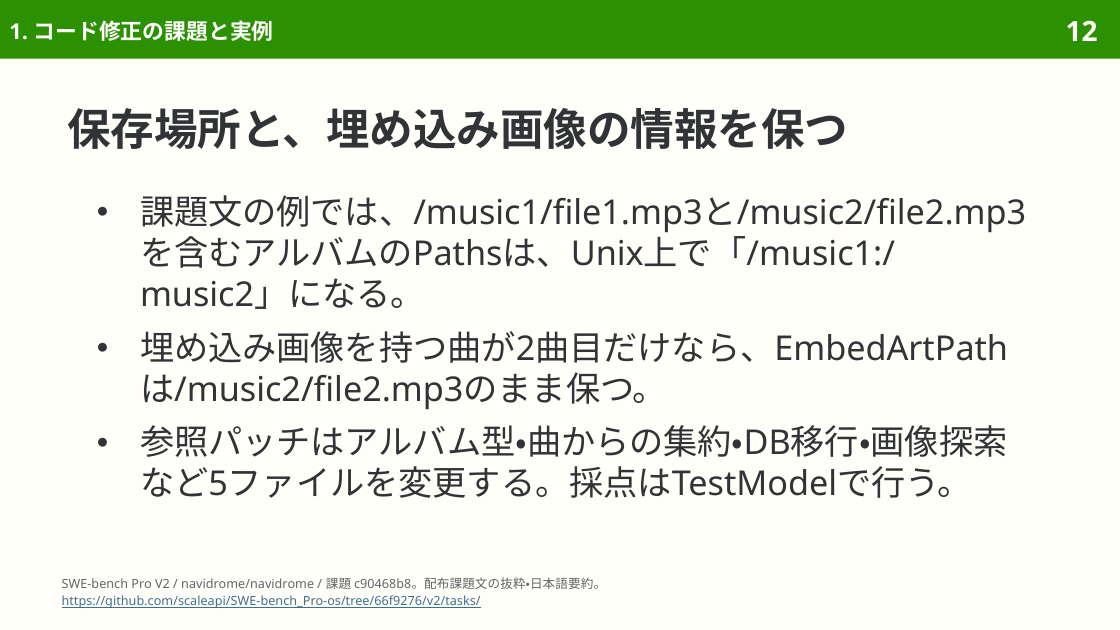
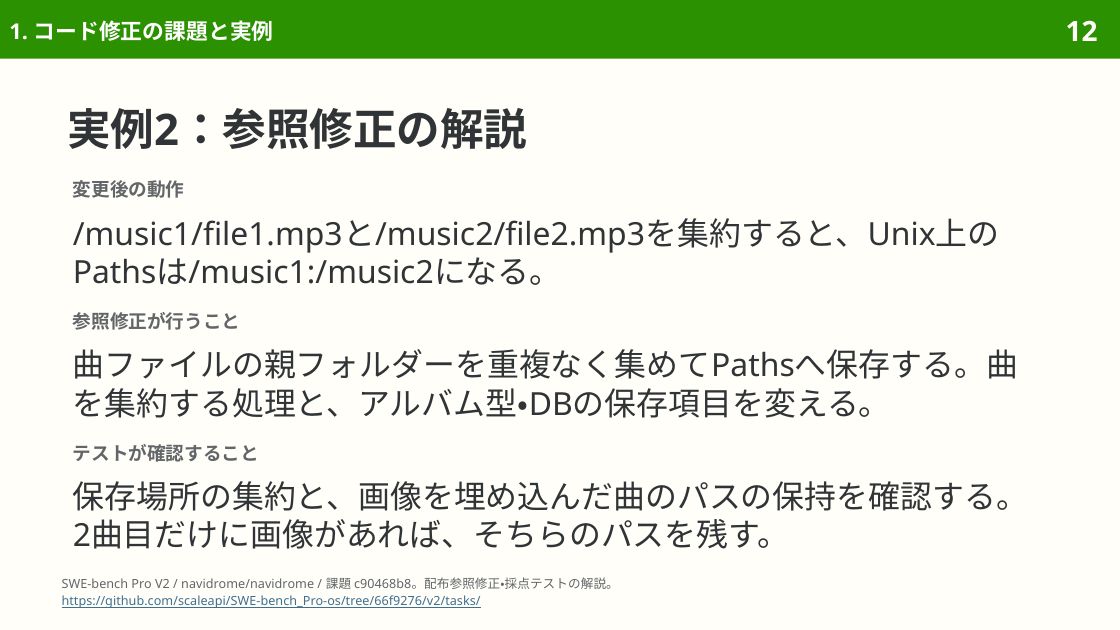
Before and after one commit to sasakiy84/datasets-in-10-minutes, a slide deck: slide 12 of slides/datasets-in-10-minutes-swe-bench-pro.pptx. Drawn at 1120x630 pixels with LibreOffice and Linux fonts; fonts in the diff are those of the drawing. Boxes give left, top, right and bottom in pixels: in the first picture for what was removed or moved away, otherwise in the second. Text is boxed around its words. In the diff, an @@ line names an element or a change of style, - is before the commit and + after.

Commit message:
Clarify SWE-bench Pro example solutions and tighten layouts

```diff
--- a/slides/datasets-in-10-minutes-swe-bench-pro.pptx
+++ b/slides/datasets-in-10-minutes-swe-bench-pro.pptx
@@ title at [67,108,527,149]: text changed @@
-保存場所と、埋め込み画像の情報を保つ
+実例2：参照修正の解説
@@ text added at [73,180,185,198], 12 pt, text #626669, bold @@
+変更後の動作
@@ text removed at [140,195,1026,498] @@
-● 課題文の例では、/music1/file1.mp3と/music2/file2.mp3を含むアルバムのPathsは、Unix上で「/music1:/music2」になる。
-● 埋め込み画像を持つ曲が2曲目だけなら、EmbedArtPathは/music2/file2.mp3のまま保つ。
-● 参照パッチはアルバム型・曲からの集約・DB移行・画像探索など5ファイルを変更する。採点はTestModelで行う。
@@ text added at [73,218,1000,285], 20.5 pt, text #303437 @@
+/music1/file1.mp3と/music2/file2.mp3を集約すると、Unix上のPathsは/music1:/music2になる。
@@ text added at [73,312,241,330], 12 pt, text #626669, bold @@
+参照修正が行うこと
@@ text added at [73,349,1018,418], 20.5 pt, text #303437 @@
+曲ファイルの親フォルダーを重複なく集めてPathsへ保存する。曲を集約する処理と、アルバム型・DBの保存項目を変える。
@@ text added at [73,444,259,462], 12 pt, text #626669, bold @@
+テストが確認すること
@@ text added at [73,481,1028,549], 20.5 pt, text #303437 @@
+保存場所の集約と、画像を埋め込んだ曲のパスの保持を確認する。2曲目だけに画像があれば、そちらのパスを残す。
@@ text at [62,577,619,589]: text changed @@
-SWE-bench Pro V2 / navidrome/navidrome / 課題 c90468b8。配布課題文の抜粋・日本語要約。
+SWE-bench Pro V2 / navidrome/navidrome / 課題 c90468b8。配布参照修正・採点テストの解説。
```
Also in this commit, not shown: 26 other slides changed, 3 other files.
